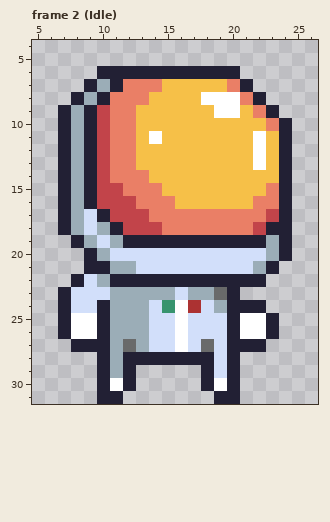
Pixel-art file -- Terra.gmx/GFX/player.aseprite. That is the earlier state.
32x32 pixels, 12 frames. Shown: frame 2 (Idle): x 5..26, y 4..31.
Now the later version:
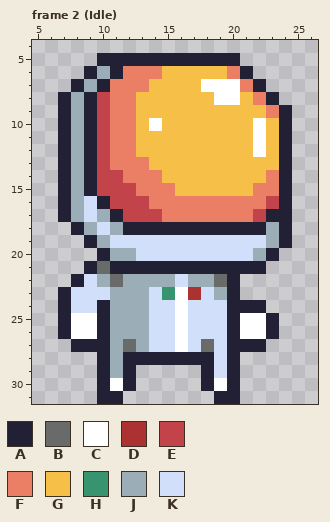
Palette (. is transparent): A #222034  B #696a6a  C #ffffff  D #ac3232  E #c2444a  F #ea7f66  G #f6c048  H #37946e  J #9badb7  K #d2dffa
Edits made:
--- frame 2 (Idle)
@@ x 5..26 @@
  4 ......................
- 5 ......................
- 6 .....AAAAAAAAAAA......
- 7 ....AJAFFFGGGGGFA.....
- 8 ...AJAFFFGGGGCCCFA....
- 9 ..AJAEFFGGGGGGCCGFA...
-10 ..AJAEFFGGGGGGGGGGFA..
-11 ..AJAEFFGCGGGGGGGCGA..
+ 5 .....AAAAAAAAAAA......
+ 6 ....AJAFFFGGGGGFA.....
+ 7 ...AJAFFFGGGGCCCFA....
+ 8 ..AJAEFFGGGGGGCCGFA...
+ 9 ..AJAEFFGGGGGGGGGGFA..
+10 ..AJAEFFGCGGGGGGGCGA..
+11 ..AJAEFFGGGGGGGGGCGA..
 12 ..AJAEFFGGGGGGGGGCGA..
-13 ..AJAEFFGGGGGGGGGCGA..
-14 ..AJAEFFFGGGGGGGGGGA..
-15 ..AJAEEFFFGGGGGGGGFA..
-16 ..AJAEEEFFFGGGGGGFFA..
-17 ..AJKAEEEFFFFFFFFFEA..
-18 ..AJKJAEEEFFFFFFFEAA..
-19 ...AJKJAAAAAAAAAAAJA..
-20 ....AJKKKKKKKKKKKKJA..
-21 ....AAJJKKKKKKKKKJA...
-22 ...AKJAAAAAAAAAAAA....
-23 ..AKKKJJJJJKJJBA......
-24 ..AKKAJJJKHCDKJAAA....
+13 ..AJAEFFFGGGGGGGGGGA..
+14 ..AJAEEFFFGGGGGGGGFA..
+15 ..AJAEEEFFFGGGGGGFFA..
+16 ..AJKAEEEFFFFFFFFFEA..
+17 ..AJKJAEEEFFFFFFFEAA..
+18 ...AJKJAAAAAAAAAAAJA..
+19 ....AJKKKKKKKKKKKKJA..
+20 .....AJJKKKKKKKKKJA...
+21 ....ABAAAAAAAAAAAA....
+22 ...AKJBJJJJKJJBA......
+23 ..AKKKJJJKHCDKJA......
+24 ..AKKAJJJKKCKKKAAA....
 25 ..ACCAJJJKKCKKKACCA...
Changed places in both pictures, as pixel boxes (x1, y1, x2, y2):
changed: (58, 53, 292, 313)
